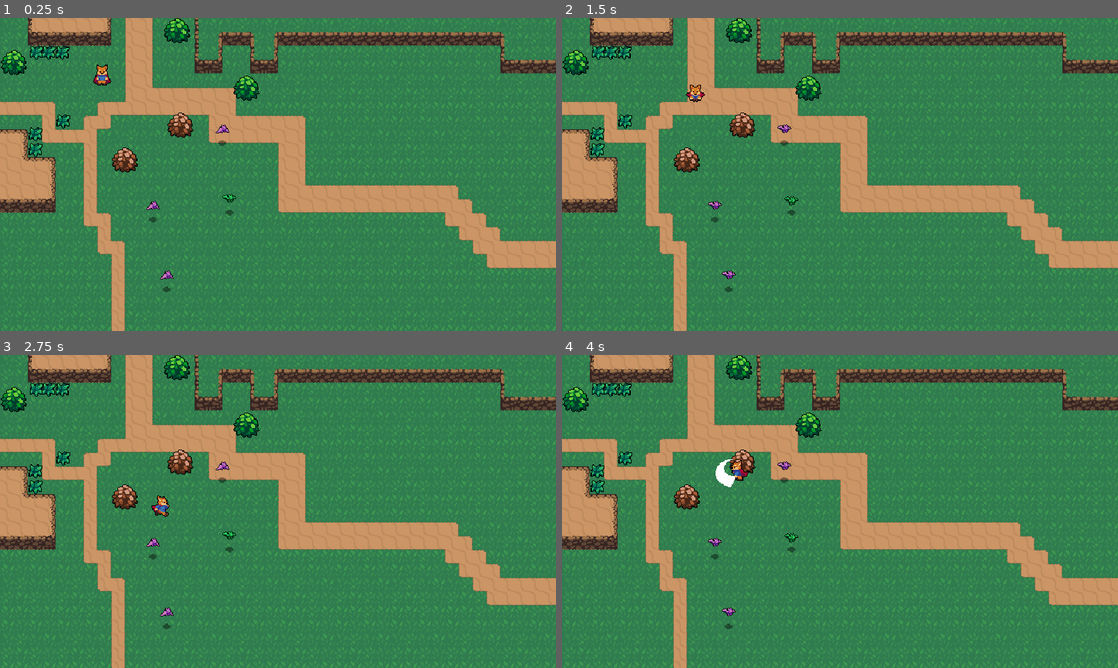
Above: before the commit, frames 1-4 (two rows, left to right).
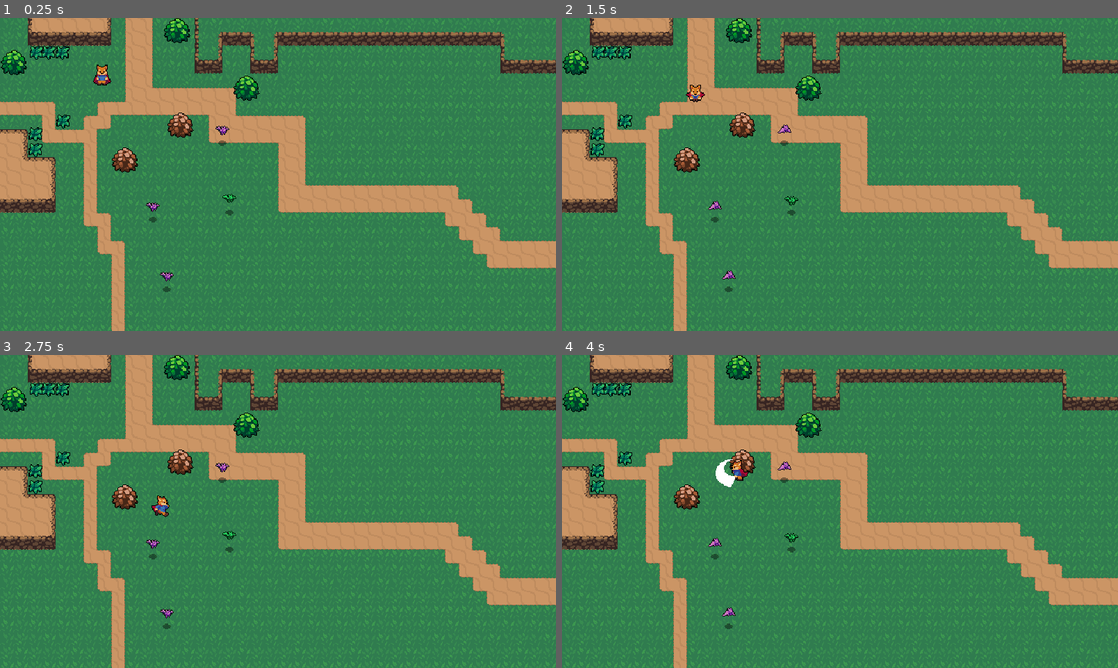
Above: after the commit, the same moments.

Repository: seanhoekstra/ARPG
Game: Godot game, scene res://World.tscn
The game is run twice, just before and just after one commit, with the same random seed, the same clock (stepped at 60 frames per second) and the same inputs.
Inputs:
- Up to frame 1 (0.25 s): no input
- Up to frame 2 (1.5 s): hold Right (ui_right) 0.53-1.28 s; tap J (attack) at 0.6 s; hold Down (ui_down) from 1.28 s (still down); tap K (roll) at 1.35 s
- Up to frame 3 (2.75 s): release Down (ui_down) at 2.03 s; hold Right (ui_right) from 2.03 s (still down); tap J (attack) at 2.1 s
- Up to frame 4 (4 s): release Right (ui_right) at 2.78 s; hold Up (ui_up) 2.78-3.53 s; tap K (roll) at 2.85 s; hold Left (ui_left) from 3.53 s (still down); tap J (attack) at 3.6 s

The runs differ from the first frame. In frame 1, 0.1% of the frame differs, in the area x 26-42%, y 34-85%; in frame 2, less than 0.1%; in frame 3, 0.1%; in frame 4, less than 0.1%.

Commit message:
added hit effect to bats

Diff:
--- /dev/null
+++ b/Effects/HitEffect.tscn
@@ -0,0 +1,25 @@
+[gd_scene load_steps=6 format=2]
+
+[ext_resource path="res://Effects/HitEffect.png" type="Texture" id=1]
+[ext_resource path="res://Effects/Effect.gd" type="Script" id=2]
+
+[sub_resource type="AtlasTexture" id=1]
+atlas = ExtResource( 1 )
+region = Rect2( 0, 0, 24, 24 )
+
+[sub_resource type="AtlasTexture" id=2]
+atlas = ExtResource( 1 )
+region = Rect2( 24, 0, 24, 24 )
+
+[sub_resource type="SpriteFrames" id=3]
+animations = [ {
+"frames": [ SubResource( 1 ), SubResource( 2 ) ],
+"loop": true,
+"name": "Animate",
+"speed": 12.0
+} ]
+
+[node name="HitEffect" type="AnimatedSprite"]
+frames = SubResource( 3 )
+animation = "Animate"
+script = ExtResource( 2 )
--- a/Enemies/Bat.tscn
+++ b/Enemies/Bat.tscn
@@ -100,7 +100,7 @@
 [node name="AnimatedSprite" type="AnimatedSprite" parent="."]
 frames = SubResource( 16 )
 animation = "Fly"
-frame = 3
+frame = 1
 playing = true
 offset = Vector2( 0, -12 )
 
--- /dev/null
+++ b/Overlap/Hurtbox.gd
@@ -0,0 +1,14 @@
+extends Area2D
+
+export(bool) var  show_hit = true
+
+const hit_effect = preload("res://Effects/HitEffect.tscn")
+
+func _on_Hurtbox_area_entered(area):
+	if show_hit:
+		var effect = hit_effect.instance()
+		var main = get_tree().current_scene
+		main.add_child(effect)
+		#vector offset can also be done in the hiteffect
+		#maybe the vector here can be based on the enemy offset
+		effect.global_position = global_position - Vector2(0,8)
--- a/Overlap/Hurtbox.tscn
+++ b/Overlap/Hurtbox.tscn
@@ -1,7 +1,11 @@
-[gd_scene format=2]
+[gd_scene load_steps=2 format=2]
+
+[ext_resource path="res://Overlap/Hurtbox.gd" type="Script" id=1]
 
 [node name="Hurtbox" type="Area2D"]
 collision_layer = 0
 collision_mask = 0
+script = ExtResource( 1 )
 
 [node name="CollisionShape2D" type="CollisionShape2D" parent="."]
+[connection signal="area_entered" from="." to="." method="_on_Hurtbox_area_entered"]
--- a/World/Grass.tscn
+++ b/World/Grass.tscn
@@ -17,6 +17,7 @@
 
 [node name="Hurtbox" parent="." instance=ExtResource( 3 )]
 collision_layer = 8
+show_hit = false
 
 [node name="CollisionShape2D" parent="Hurtbox" index="0"]
 position = Vector2( 8, 8 )
